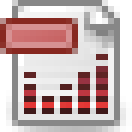
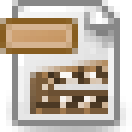
Before/after of a 132x132 layered artwork. What changed in the layer stack:
added group "Video" (1st of 2) with 3 layers above "Spectrum" over (30, 54, 108, 114)
added layer "Layer 1" in group "Video" over (30, 60, 108, 114)
moved "Lines" into group "Spectrum" over (24, 66, 108, 108)
moved "Spectrum" (2nd of 2, in "Spectrum") into group "Spectrum" over (24, 54, 108, 114)
